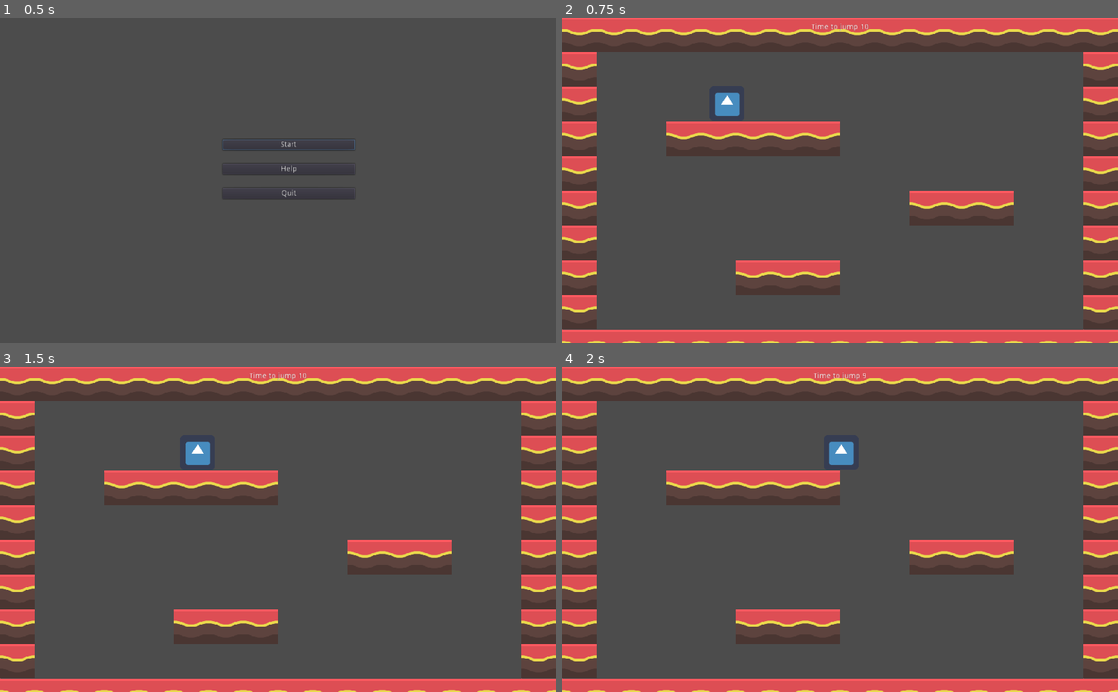
Above: before the commit, frames 1-4 (two rows, left to right).
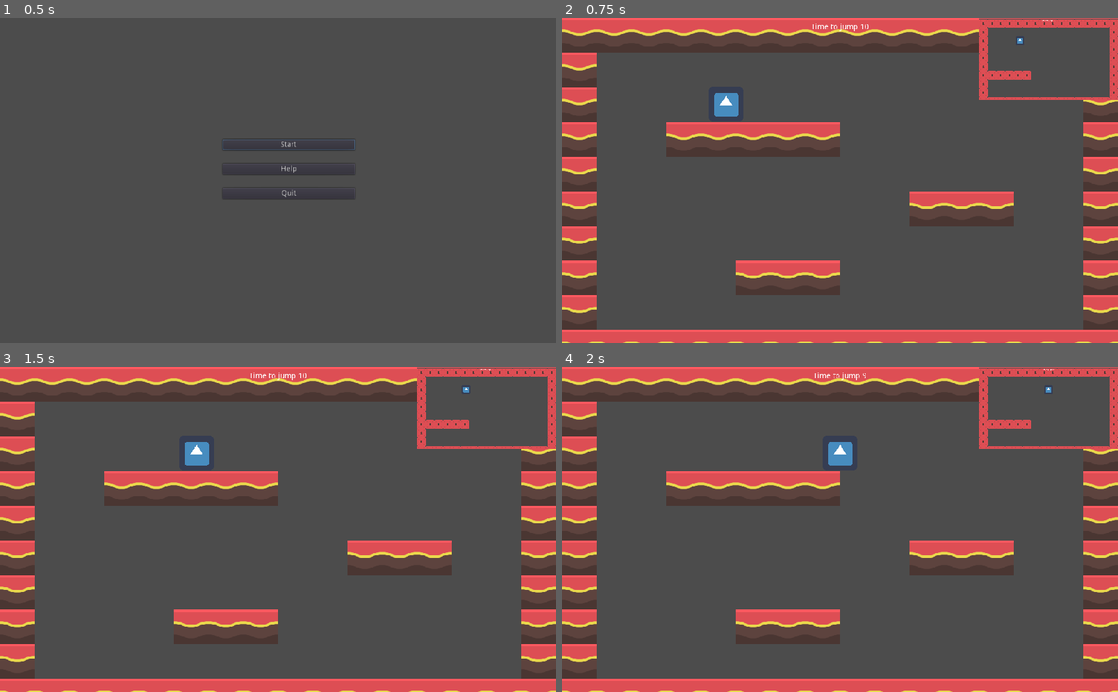
Above: after the commit, the same moments.

Repository: DanCorder/LudumDare51
Game: Godot game, scene res://Menu.tscn
Two runs of this game, one before a commit and one after it. Both use one fixed random seed, a clock stepped at 60 frames per second and the inputs below. The engine's default icon, where the game draws it, is replaced by a stand-in: a white triangle on a blue panel in a dark square. Sound files missing from this copy of the repository are replaced by a short silence.
Inputs:
- Up to frame 1 (0.5 s): no input
- Up to frame 2 (0.75 s): click "Start" at 0.5 s
- Up to frame 3 (1.5 s): tap Enter at 1.25 s; hold D (move_right) from 1.28 s (still down)
- Up to frame 4 (2 s): keep holding D (move_right); tap Space (jump) at 1.52 s

Frame 1 is identical in both runs. In frame 2, 5.2% of the frame differs, in the area x 0-100%, y 0-100%; in frame 3, 5.2%; in frame 4, 5.2%.

Commit message:
Make the viewport thing work

Diff:
--- a/CharacterController.gd
+++ b/CharacterController.gd
@@ -1,4 +1,4 @@
-extends Sprite
+extends Node2D
 
 const GRAVITY = 1000;
 const FALLING_MUTIPLIER = 1.25;
--- a/Menu.gd
+++ b/Menu.gd
@@ -4,7 +4,7 @@
 	$VBoxContainer/StartButton.grab_focus()
 
 func _on_StartButton_pressed():
-	get_tree().change_scene("res://fullmap.tscn")
+	get_tree().change_scene("res://ViewportMessing.tscn")
 
 func _on_QuitButton_pressed():
 	get_tree().quit()
--- /dev/null
+++ b/ViewportMessing.tscn
@@ -0,0 +1,44 @@
+[gd_scene load_steps=2 format=2]
+
+[ext_resource path="res://fullmap.tscn" type="PackedScene" id=1]
+
+[node name="Control" type="Control"]
+anchor_right = 1.0
+anchor_bottom = 1.0
+
+[node name="ViewportContainer" type="ViewportContainer" parent="."]
+margin_right = 1024.0
+margin_bottom = 600.0
+
+[node name="Viewport" type="Viewport" parent="ViewportContainer"]
+size = Vector2( 1024, 600 )
+handle_input_locally = false
+render_target_update_mode = 3
+
+[node name="HappyCamera" type="Camera2D" parent="ViewportContainer/Viewport"]
+position = Vector2( 512, 300 )
+
+[node name="SadCamera" type="Camera2D" parent="ViewportContainer/Viewport"]
+position = Vector2( 512, 1000 )
+
+[node name="Node2D" parent="ViewportContainer/Viewport" instance=ExtResource( 1 )]
+
+[node name="ViewportContainer2" type="ViewportContainer" parent="."]
+margin_left = 768.0
+margin_top = 1.0
+margin_right = 1792.0
+margin_bottom = 601.0
+rect_scale = Vector2( 0.25, 0.25 )
+
+[node name="Viewport" type="Viewport" parent="ViewportContainer2"]
+size = Vector2( 1024, 600 )
+handle_input_locally = false
+render_target_update_mode = 3
+
+[node name="SadCamera" type="Camera2D" parent="ViewportContainer2/Viewport"]
+position = Vector2( 512, 1000 )
+
+[node name="HappyCamera" type="Camera2D" parent="ViewportContainer2/Viewport"]
+position = Vector2( 512, 300 )
+
+[node name="Node2D" parent="ViewportContainer2/Viewport" instance=ExtResource( 1 )]
--- a/fullmap.gd
+++ b/fullmap.gd
@@ -13,7 +13,8 @@
 # Called when the node enters the scene tree for the first time.
 func _ready():
 	$LevelSwitchTimer.start()
-	$HappyCamera.make_current()
+	$Player/Ghost.global_position.y += mapOffset
+	get_parent().get_child(0).make_current()
 
 
 func _on_LevelSwitchTimer_timeout():
@@ -21,16 +22,18 @@
 	if (secondsOnCurrentLevel >= secondsBetweenSwitching):
 		secondsOnCurrentLevel = 0
 		if (happyLand):
-			$SadCamera.make_current()
 			$SadMusic.play($HappyMusic.get_playback_position())
 			$HappyMusic.stop()
+			get_parent().get_child(1).make_current()
 			happyLand = false
 			$Player.global_position.y += mapOffset
+			$Player/Ghost.global_position.y -= 2 * mapOffset
 		else:
-			$HappyCamera.make_current()
 			$HappyMusic.play($SadMusic.get_playback_position())
 			$SadMusic.stop()
+			get_parent().get_child(0).make_current()
 			happyLand = true
 			$Player.global_position.y -= mapOffset
+			$Player/Ghost.global_position.y += 2 * mapOffset
 
 	emit_signal("timeUpdate", secondsBetweenSwitching - secondsOnCurrentLevel)
--- a/fullmap.tscn
+++ b/fullmap.tscn
@@ -14,13 +14,6 @@
 [node name="Node2D" type="Node2D"]
 script = ExtResource( 4 )
 
-[node name="HappyCamera" type="Camera2D" parent="."]
-position = Vector2( 512, 301 )
-current = true
-
-[node name="SadCamera" type="Camera2D" parent="."]
-position = Vector2( 512, 1004 )
-
 [node name="LevelSwitchTimer" type="Timer" parent="."]
 
 [node name="level1" parent="." instance=ExtResource( 1 )]
@@ -29,13 +22,18 @@
 
 [node name="Gui" parent="CanvasLayer" instance=ExtResource( 2 )]
 
-[node name="Player" type="Sprite" parent="."]
-position = Vector2( 304, 135 )
-texture = ExtResource( 5 )
+[node name="Player" type="Node2D" parent="."]
+position = Vector2( 302, 132 )
 script = ExtResource( 6 )
 
 [node name="CollisionShape2D" type="CollisionShape2D" parent="Player"]
 shape = SubResource( 1 )
+
+[node name="Sprite" type="Sprite" parent="Player"]
+texture = ExtResource( 5 )
+
+[node name="Ghost" type="Sprite" parent="Player"]
+texture = ExtResource( 5 )
 
 [node name="HappyMusic" type="AudioStreamPlayer" parent="."]
 stream = ExtResource( 3 )
